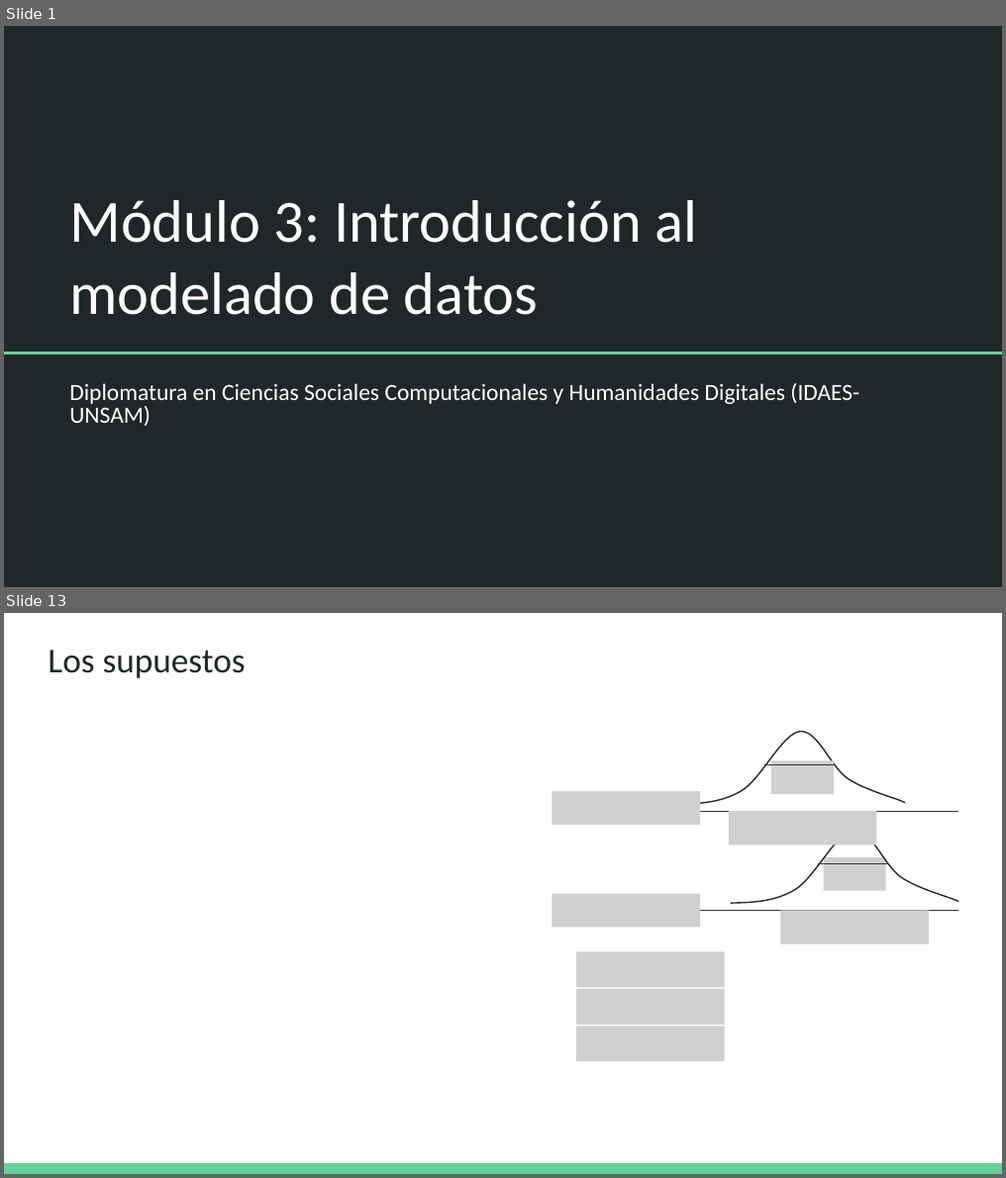
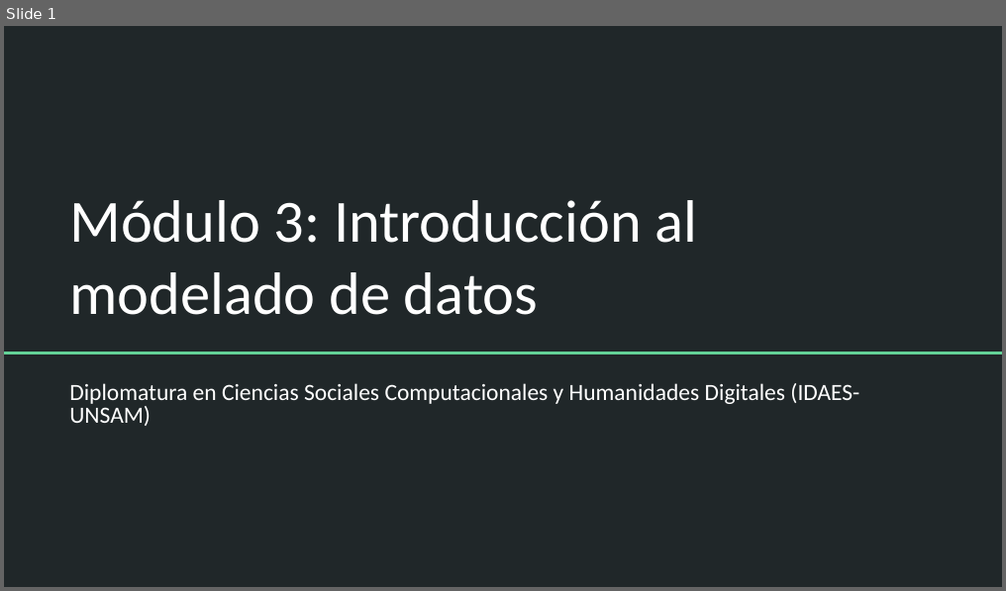
Before and after one commit to DCSCyHD/2023_modulo_3, a slide deck: clase5/teorica_5.pptx. Shown one above the other, each under a label of ours: slides 1 and 13 before the commit, slide 1 after it; the slides between them are not shown. The pictures are 1006x1178 and 1006x591 pixels, drawn with LibreOffice and Linux fonts; fonts in the diff are those of the drawing; grey boxes stand for pictures. Boxes give left, top, right and bottom in pixels: in the first picture for what was removed or moved away, otherwise in the second. Text is boxed around its words. In the diff, an @@ line names an element or a change of style, - is before the commit and + after.

```diff
--- a/clase5/teorica_5.pptx
+++ b/clase5/teorica_5.pptx
@@ slide 13 removed at (4,613,1002,1174), background #FFFFFF @@
@@ title removed at (48,650,246,678) @@
-Los supuestos
@@ freeform shape removed at (676,732,905,805) @@
@@ picture removed at (771,761,835,794) @@
@@ line removed from (764, 764) to (835, 764) @@
@@ picture removed at (551,791,700,826) @@
@@ line removed from (672, 812) to (959, 812) @@
@@ picture removed at (729,812,876,846) @@
@@ freeform shape removed at (731,831,959,903) @@
@@ line removed from (819, 864) to (888, 864) @@
@@ picture removed at (824,858,886,891) @@
@@ picture removed at (551,893,700,928) @@
@@ line removed from (672, 910) to (959, 910) @@
@@ picture removed at (780,910,928,945) @@
@@ picture removed at (576,953,724,988) @@
@@ picture removed at (576,989,724,1025) @@
@@ picture removed at (576,1026,724,1062) @@
@@ rectangle removed at (4,1163,1002,1174) @@
```
Also in this commit, not shown: 7 slides changed, 9 slides added, 16 other slides removed, 6 other files.
